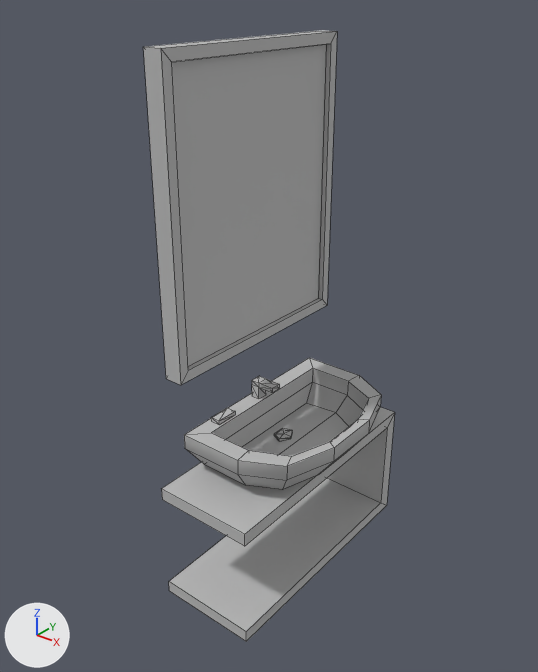
What one commit did to the FBX model babysmile/Assets/Model/BathRoom/Srink.fbx.
Both versions are drawn from a 50 mm camera at (3.6, -0.89, -0.27) aimed at (2.06, 1.03, -1.47). Lighting does not change. The marker at lower left points along +X, +Y and +Z. Mesh edges are drawn as thin lines. Where no turn or scale is listed for an object, it has been applied to the vertices.

Names of what the first picture shows: 'Sink2'.
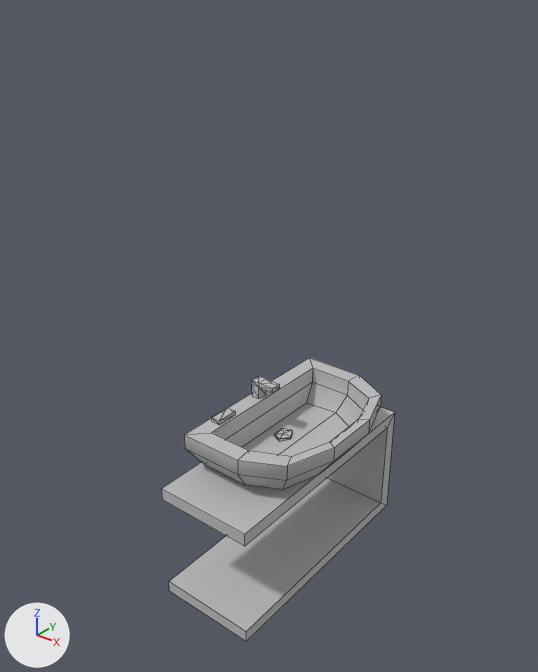
What the commit changed:
me_mesh has 119 vertices, 128 faces and spans x -0.24..0.24, y -0.5..0.5, z -1.01..1.01.
me_mesh is used by ob_sink2; location (2.142, 1.1, -1.467).
me_mesh part 1: the loose piece of 20 vertices spanning x -0.24..-0.17, y -0.44..0.44, z -0.07..1.01 is deleted.
me_mesh no longer uses material mat_mirrorframe (grey #bcbcbc).
me_mesh no longer uses material mat_mirror1 (grey #bcbcbc).

Changed parts and their boxes [x1, y1, x2, y2] in the pictures (538 x 672 px):
'Sink2', reshaped (8% narrower, 54% shorter)
    before: [143, 30, 395, 642]
    after: [162, 358, 395, 642]
part 1 of me_mesh, deleted
    before: [143, 30, 337, 385]
